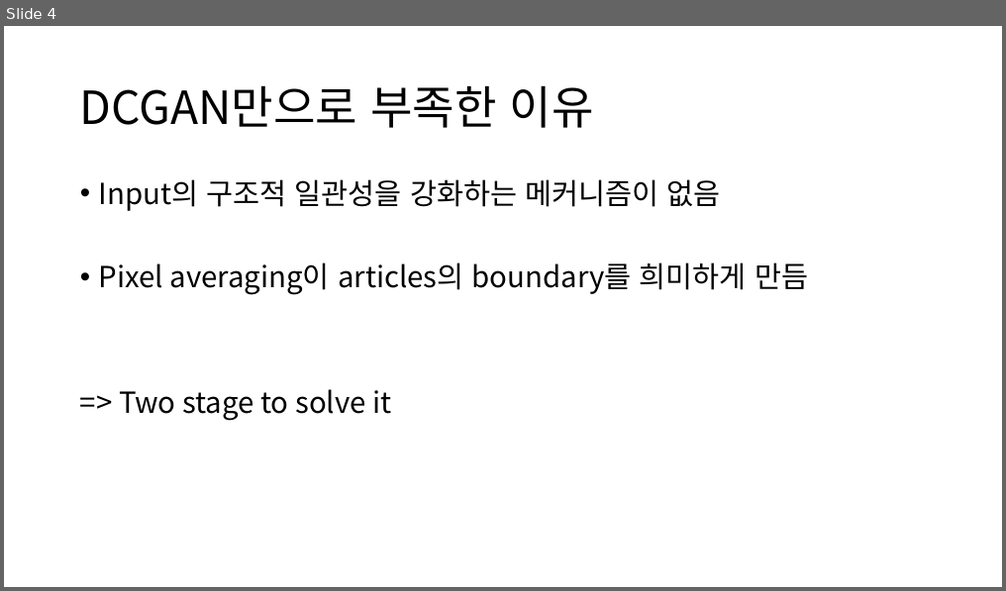
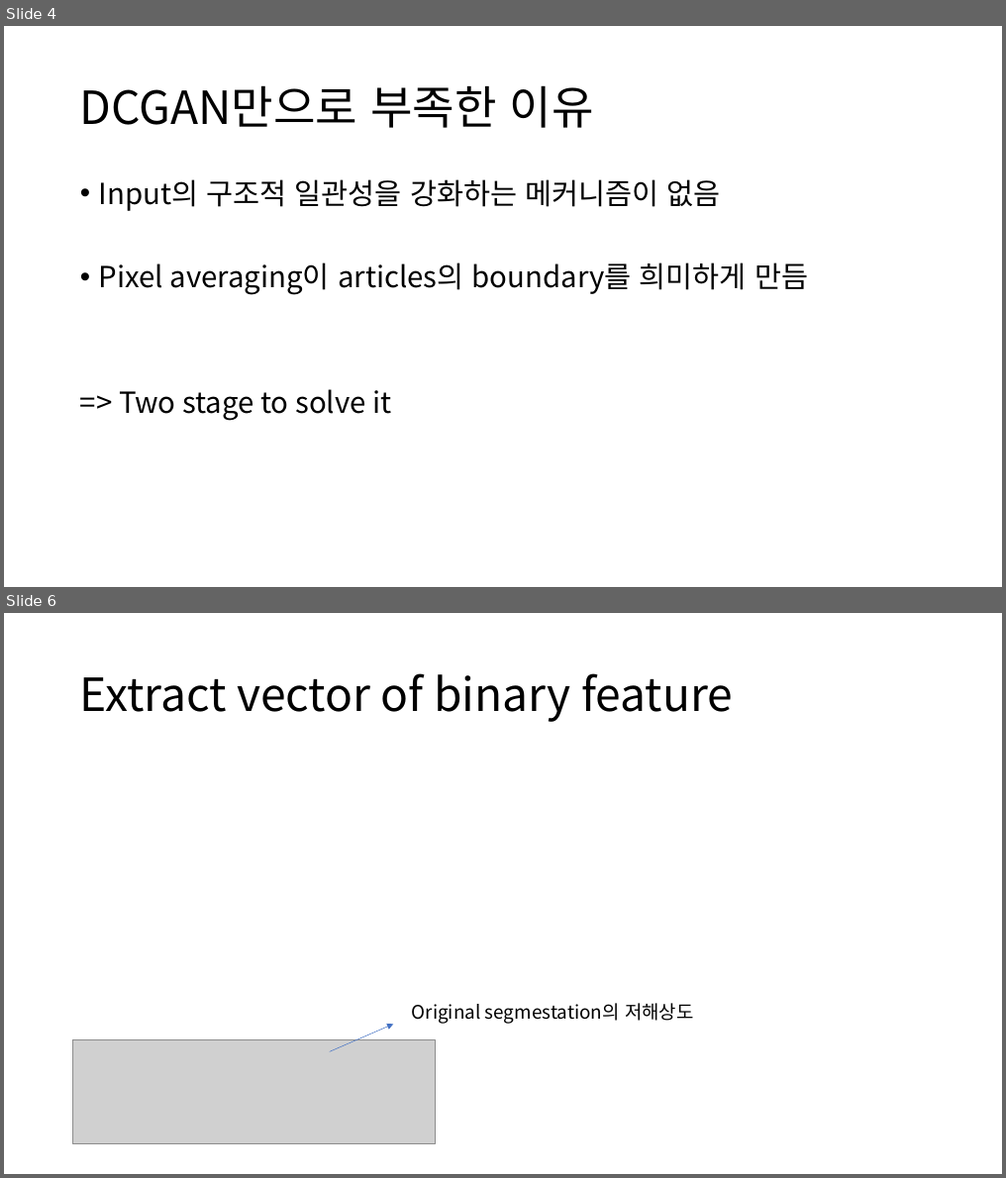
Before and after one commit to gudrb/GAN, a slide deck: Be your own prada.pptx. Shown one above the other, each under a label of ours: slide 4 before the commit, slides 4 and 6 after it; the slides between them are not shown. The pictures are 1006x591 and 1006x1178 pixels, drawn with LibreOffice and Linux fonts; fonts in the diff are those of the drawing; grey boxes stand for pictures. Boxes give left, top, right and bottom in pixels: in the first picture for what was removed or moved away, otherwise in the second. Text is boxed around its words. In the diff, an @@ line names an element or a change of style, - is before the commit and + after.

```diff
--- a/Be your own prada.pptx
+++ b/Be your own prada.pptx
@@ slide 6 added at <box>4,613,1002,1174</box>, background #FFFFFF @@
@@ title added at <box>80,673,733,722</box>, 44 pt, text #000000 @@
+Extract vector of binary feature
@@ arrow added from (330, 1053) to (393, 1024), #4472C4 0.5 pt @@
@@ text added at <box>412,1003,694,1024</box>, 18 pt, text #000000 @@
+Original segmestation의 저해상도
@@ picture added at <box>73,1040,436,1145</box> @@
```
Also in this commit, not shown: 3 slides changed, 2 other slides added.
